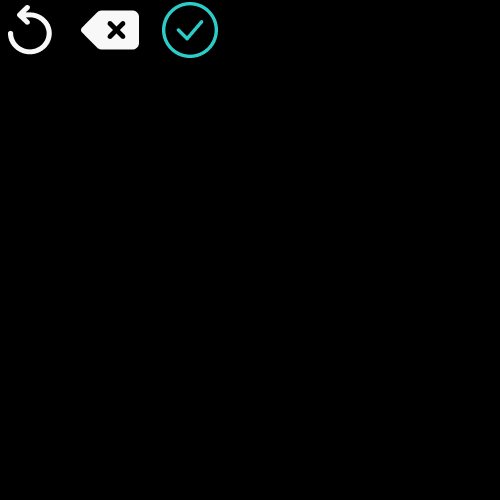
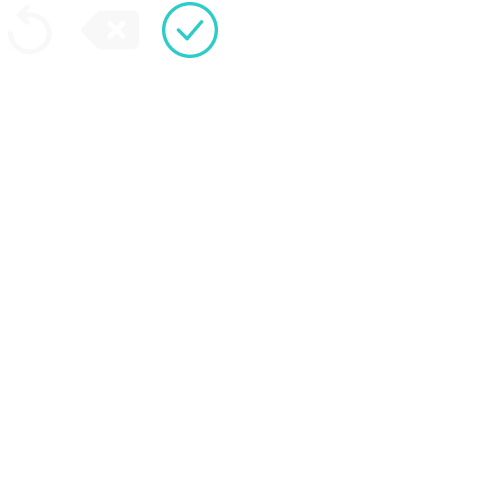
Comparing the layer stacks of the two 500 × 500 images. Changes:
hid "배경" over [0, 0, 500, 500]
